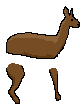
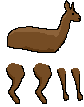
Layers edited between the first and the second 84px x 107px image:
added layer "Layer 2" above "Layer 3" over [33, 63, 52, 104]
added layer "Layer 3" (1st of 2) above "Layer 4" over [71, 68, 83, 101]
added layer "Layer 4" above "Layer 3 copy" over [57, 68, 69, 101]
painted on "Layer 3 copy" over [49, 68, 61, 101]
painted on "Layer 3" (2nd of 2) over [6, 0, 81, 59]
